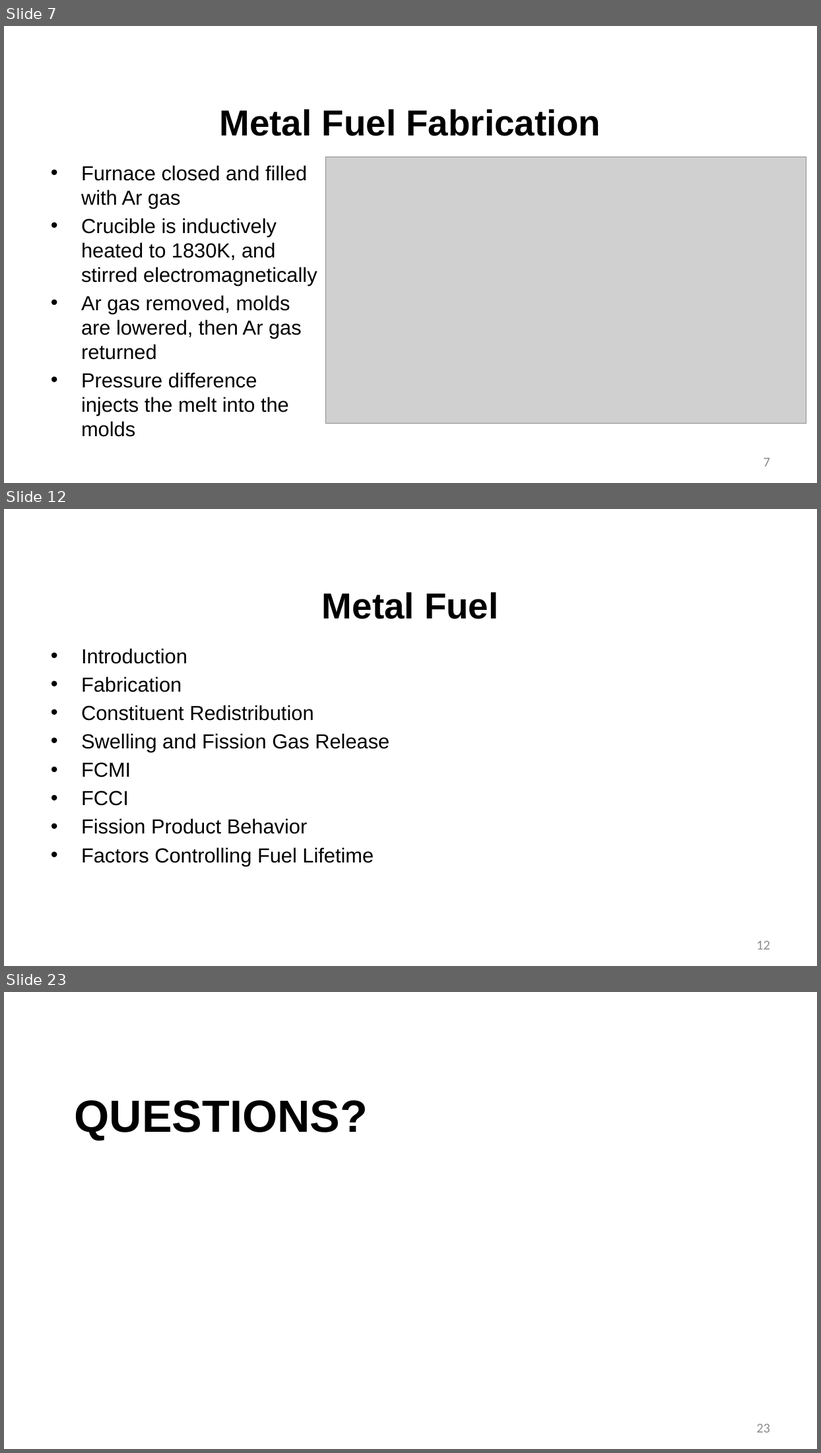
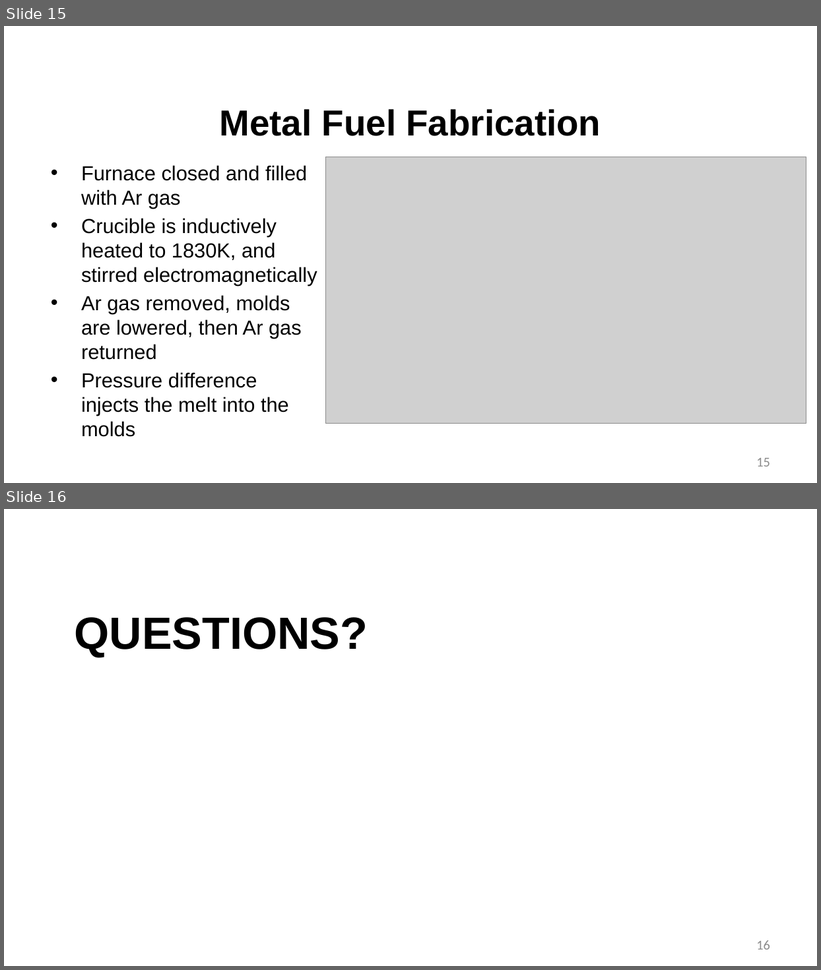
Before and after one commit to benbeeler/TEACHING, a slide deck: Advanced Reactor Materials/Lec8_SFRs.pptx. Shown one above the other, each under a label of ours: slides 7, 12 and 23 before the commit, slides 15 and 16 after it; the slides between them are not shown. The pictures are 821x1453 and 821x970 pixels, drawn with LibreOffice and Linux fonts; fonts in the diff are those of the drawing; grey boxes stand for pictures; background and template pictures are left out. Boxes give left, top, right and bottom in pixels: in the first picture for what was removed or moved away, otherwise in the second. Text is boxed around its words. In the diff, an @@ line names an element or a change of style, - is before the commit and + after.

```diff
--- a/Advanced Reactor Materials/Lec8_SFRs.pptx
+++ b/Advanced Reactor Materials/Lec8_SFRs.pptx
@@ slide 12 removed at [4, 509, 817, 966], background #FFFFFF @@
@@ title removed at [322, 592, 498, 619] @@
-Metal Fuel
@@ text removed at [81, 648, 389, 866] @@
-• Introduction
-• Fabrication
-• Constituent Redistribution
-• Swelling and Fission Gas Release
-• FCMI
-• FCCI
-• Fission Product Behavior
-• Factors Controlling Fuel Lifetime
@@ page number removed at [756, 941, 770, 950] @@
-12
@@ what was slide 7 is now slide 15 @@
@@ page number at [756, 458, 770, 467]: text changed @@
-7
+15
@@ what was slide 23 is now slide 16 @@
@@ page number at [756, 941, 770, 950]: text changed @@
-23
+16
```
Also in this commit, not shown: 1 slide changed, 8 slides added, 14 other slides removed, 3 other files.
